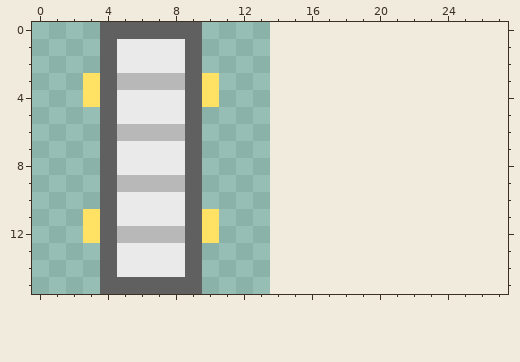
Edited in one commit: pixel-art sprite (assets/visual/gate.png). The first picture shows the starting point.
The file is 28x32 pixels, drawn in blocks of 2x2; one block is one cell here. The old version is drawn lined up with the new one, on the new canvas.
New version:
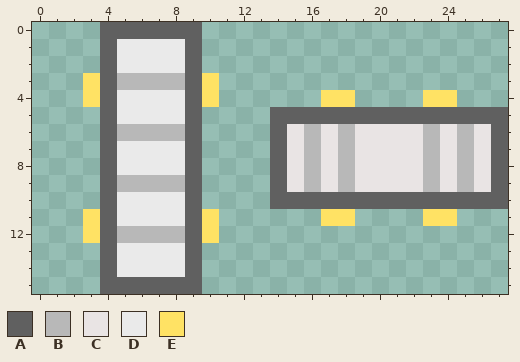
Palette (. is transparent): A #606060  B #b8b8b8  C #e9e4e4  D #eaeaea  E #ffe264
From the commit log: make gate art better, fix bug with starting in dialogue.
What changed:
canvas 14x16 -> 28x16
y 4: x 17..18 .. -> EE; x 23..24 .. -> EE
y 5: x 14..27 .............. -> AAAAAAAAAAAAAA
y 6..9: x 14..27 .............. -> ACBCBCCCCBCBCA
y 10: x 14..27 .............. -> AAAAAAAAAAAAAA
y 11: x 17..18 .. -> EE; x 23..24 .. -> EE
Pixel boxes of the changes (left, top, right, bottom) in both pictures:
added: (270, 90, 508, 226)
